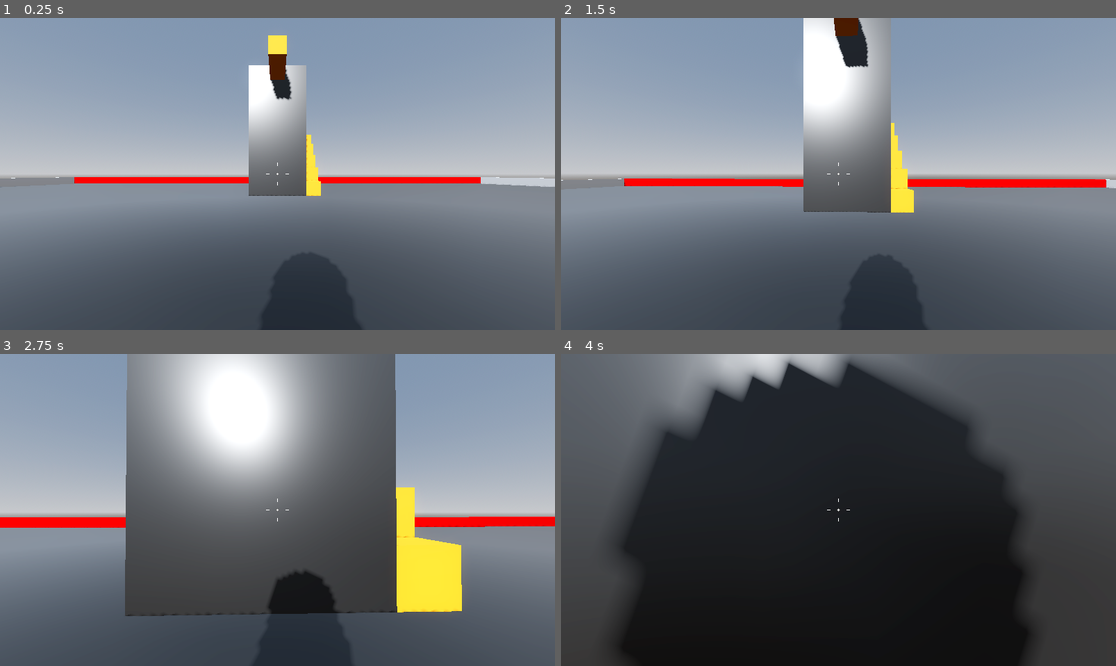
Above: before the commit, frames 1-4 (two rows, left to right).
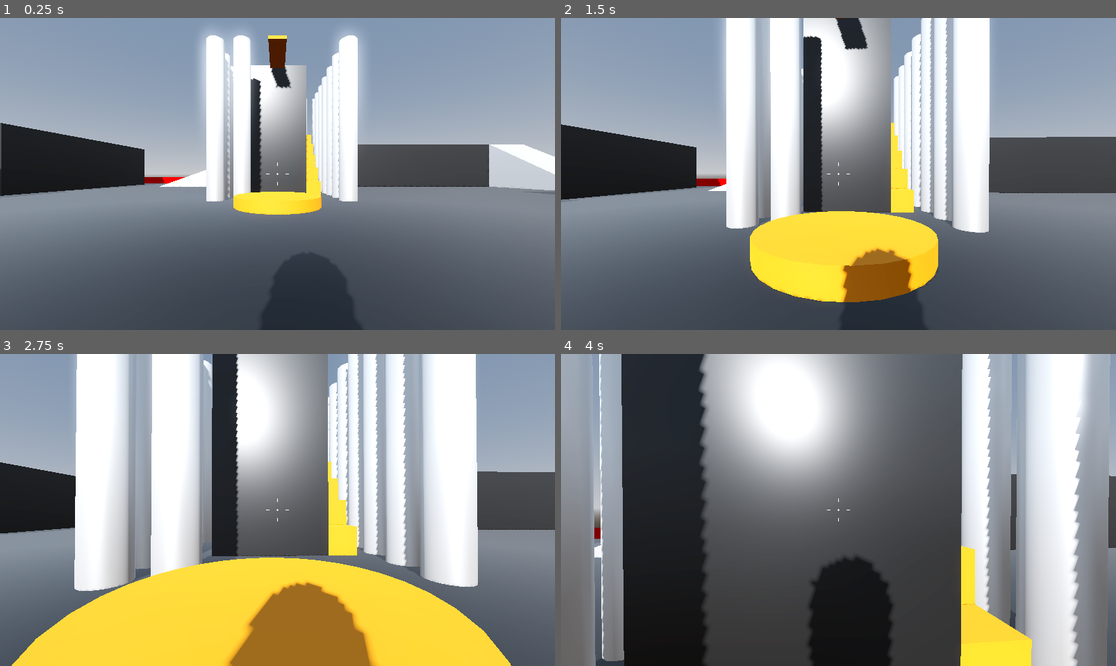
Above: after the commit, the same moments.

Repository: Assasquid/robot_rampage
Game: Godot game, scene res://Scenes/Levels/sand_box.tscn
Two runs of this game, one before a commit and one after it. Both use one fixed random seed, a clock stepped at 60 frames per second and the inputs below.
Inputs (mouse positions are in pixels of both pictures, inside the frame that each line leads up to):
- Up to frame 1 (0.25 s): no input
- Up to frame 2 (1.5 s): tap Enter at 0.5 s; move the mouse to (866, 174) at 0.52 s; hold W (move_forward) from 0.53 s (still down); tap Space (jump) at 0.77 s; move the mouse to (810, 174) at 1.27 s
- Up to frame 3 (2.75 s): keep holding W (move_forward); tap Space (jump) at 1.52 s; move the mouse to (288, 503) at 2.02 s
- Up to frame 4 (4 s): keep holding W (move_forward); move the mouse to (832, 516) at 2.77 s; tap Space (jump) at 3.02, 3.77 s; move the mouse to (877, 513) at 3.52 s

The runs differ from the first frame. In frame 1, 19% of the frame differs, in the area x 0-100%, y 4-64%; in frame 2, 37%; in frame 3, 66%; in frame 4, 83%, in the area x 0-100%, y 0-100%.

Commit message:
Create a test level.

Diff:
--- a/Scenes/Levels/sand_box.tscn
+++ b/Scenes/Levels/sand_box.tscn
@@ -29,34 +29,36 @@
 transform = Transform3D(0.904669, 0.40225, -0.140602, -0.307406, 0.84459, 0.438371, 0.295086, -0.353359, 0.887728, 0, 0, 0)
 shadow_enabled = true
 
-[node name="Floor" type="CSGBox3D" parent="."]
+[node name="LevelBoundaries" type="Node3D" parent="."]
+
+[node name="Floor" type="CSGBox3D" parent="LevelBoundaries"]
 transform = Transform3D(1, 0, 0, 0, 1, 0, 0, 0, 1, 0, -0.5, 0)
 use_collision = true
 size = Vector3(64, 1, 64)
 material = ExtResource("2_6erlh")
 
-[node name="Player" parent="." instance=ExtResource("1_uvhpn")]
+[node name="Player" parent="LevelBoundaries" instance=ExtResource("1_uvhpn")]
 transform = Transform3D(1, 0, 0, 0, 1, 0, 0, 0, 1, 0, 1, 0)
 
-[node name="NorthWall" type="CSGBox3D" parent="."]
+[node name="NorthWall" type="CSGBox3D" parent="LevelBoundaries"]
 transform = Transform3D(1, 0, 0, 0, 1, 0, 0, 0, 1, 0, 0.5, -31.75)
 use_collision = true
 size = Vector3(63, 1, 0.5)
 material = ExtResource("2_rsd1k")
 
-[node name="EastWall" type="CSGBox3D" parent="."]
+[node name="EastWall" type="CSGBox3D" parent="LevelBoundaries"]
 transform = Transform3D(1, 0, 0, 0, 1, 0, 0, 0, 1, 31.75, 0.5, 0)
 use_collision = true
 size = Vector3(0.5, 1, 64)
 material = ExtResource("4_bglnl")
 
-[node name="SouthWall" type="CSGBox3D" parent="."]
+[node name="SouthWall" type="CSGBox3D" parent="LevelBoundaries"]
 transform = Transform3D(1, 0, 0, 0, 1, 0, 0, 0, 1, 0, 0.5, 31.75)
 use_collision = true
 size = Vector3(63, 1, 0.5)
 material = ExtResource("3_e33iv")
 
-[node name="WestWall" type="CSGBox3D" parent="."]
+[node name="WestWall" type="CSGBox3D" parent="LevelBoundaries"]
 transform = Transform3D(1, 0, 0, 0, 1, 0, 0, 0, 1, -31.75, 0.5, 0)
 use_collision = true
 size = Vector3(0.5, 1, 64)
@@ -75,12 +77,6 @@
 use_collision = true
 material = ExtResource("5_47xnw")
 
-[node name="OneMeterBox2" type="CSGBox3D" parent="LevelObjects"]
-transform = Transform3D(1, 0, 0, 0, 1, 0, 0, 0, 1, 0, 8.5, -12.5)
-use_collision = true
-size = Vector3(1, 1, 3)
-material = ExtResource("5_47xnw")
-
 [node name="TwoMetersBox" type="CSGBox3D" parent="LevelObjects"]
 transform = Transform3D(1, 0, 0, 0, 1, 0, 0, 0, 1, 2.5, 1, -15.5)
 use_collision = true
@@ -111,6 +107,24 @@
 size = Vector3(1, 6, 1)
 material = ExtResource("5_47xnw")
 
+[node name="SixMetersBox2" type="CSGBox3D" parent="LevelObjects"]
+transform = Transform3D(1, 0, 0, 0, 1, 0, 0, 0, 1, -29.5, 3, -11)
+use_collision = true
+size = Vector3(1, 6, 1)
+material = ExtResource("5_47xnw")
+
+[node name="SixMetersBox3" type="CSGBox3D" parent="LevelObjects"]
+transform = Transform3D(1, 0, 0, 0, 1, 0, 0, 0, 1, -29.5, 3, 11)
+use_collision = true
+size = Vector3(1, 6, 1)
+material = ExtResource("5_47xnw")
+
+[node name="SixMetersBox4" type="CSGBox3D" parent="LevelObjects"]
+transform = Transform3D(1, 0, 0, 0, 1, 0, 0, 0, 1, 29.5, 3, 11)
+use_collision = true
+size = Vector3(1, 6, 1)
+material = ExtResource("5_47xnw")
+
 [node name="SevenMetersBox" type="CSGBox3D" parent="LevelObjects"]
 transform = Transform3D(1, 0, 0, 0, 1, 0, 0, 0, 1, 0.5, 3.5, -18.5)
 use_collision = true
@@ -128,3 +142,487 @@
 use_collision = true
 size = Vector3(1, 9, 1)
 material = ExtResource("5_47xnw")
+
+[node name="Plank" type="CSGBox3D" parent="LevelObjects"]
+transform = Transform3D(1, 0, 0, 0, 1, 0, 0, 0, 1, 0, 8.9, -12.5)
+use_collision = true
+size = Vector3(1, 0.2, 3)
+material = ExtResource("5_47xnw")
+
+[node name="Building" type="CSGBox3D" parent="LevelObjects"]
+transform = Transform3D(1, 0, 0, 0, 1, 0, 0, 0, 1, -24.0014, 2.50507, -21.4979)
+use_collision = true
+size = Vector3(10, 5, 15)
+material = ExtResource("2_6erlh")
+
+[node name="Building2" type="CSGBox3D" parent="LevelObjects"]
+transform = Transform3D(1, 0, 0, 0, 1, 0, 0, 0, 1, -24, 2.5, 21.5)
+use_collision = true
+size = Vector3(10, 5, 15)
+material = ExtResource("2_6erlh")
+
+[node name="Building5" type="CSGBox3D" parent="LevelObjects"]
+transform = Transform3D(1, 0, 0, 0, 1, 0, 0, 0, 1, 24, 2.5, 21.5)
+use_collision = true
+size = Vector3(10, 5, 15)
+material = ExtResource("2_6erlh")
+
+[node name="Building3" type="CSGBox3D" parent="LevelObjects"]
+transform = Transform3D(1, 0, 0, 0, 1, 0, 0, 0, 1, -24, 2.5, 0)
+use_collision = true
+size = Vector3(10, 5, 15)
+material = ExtResource("2_6erlh")
+
+[node name="Building6" type="CSGBox3D" parent="LevelObjects"]
+transform = Transform3D(1, 0, 0, 0, 1, 0, 0, 0, 1, 24, 2.5, 0)
+use_collision = true
+size = Vector3(10, 5, 15)
+material = ExtResource("2_6erlh")
+
+[node name="Building4" type="CSGBox3D" parent="LevelObjects"]
+transform = Transform3D(-4.37114e-08, 0, -1, 0, 1, 0, 1, 0, -4.37114e-08, 14.5, 2.5, -26.5)
+use_collision = true
+size = Vector3(5, 5, 29)
+material = ExtResource("2_6erlh")
+
+[node name="Column1" type="CSGCylinder3D" parent="LevelObjects"]
+transform = Transform3D(1, 0, 0, 0, 1, 0, 0, 0, 1, 4, 4.5, -11.5)
+use_collision = true
+height = 9.0
+sides = 20
+material = ExtResource("4_bglnl")
+
+[node name="Column2" type="CSGCylinder3D" parent="LevelObjects"]
+transform = Transform3D(1, 0, 0, 0, 1, 0, 0, 0, 1, 4, 4.5, -13)
+use_collision = true
+height = 9.0
+sides = 20
+material = ExtResource("4_bglnl")
+
+[node name="Column3" type="CSGCylinder3D" parent="LevelObjects"]
+transform = Transform3D(1, 0, 0, 0, 1, 0, 0, 0, 1, 4, 4.5, -14.5)
+use_collision = true
+height = 9.0
+sides = 20
+material = ExtResource("4_bglnl")
+
+[node name="Column4" type="CSGCylinder3D" parent="LevelObjects"]
+transform = Transform3D(1, 0, 0, 0, 1, 0, 0, 0, 1, 4, 4.5, -16)
+use_collision = true
+height = 9.0
+sides = 20
+material = ExtResource("4_bglnl")
+
+[node name="Column5" type="CSGCylinder3D" parent="LevelObjects"]
+transform = Transform3D(1, 0, 0, 0, 1, 0, 0, 0, 1, 4, 4.5, -17.5)
+use_collision = true
+height = 9.0
+sides = 20
+material = ExtResource("4_bglnl")
+
+[node name="Column6" type="CSGCylinder3D" parent="LevelObjects"]
+transform = Transform3D(1, 0, 0, 0, 1, 0, 0, 0, 1, 4, 4.5, -19)
+use_collision = true
+height = 9.0
+sides = 20
+material = ExtResource("4_bglnl")
+
+[node name="Column7" type="CSGCylinder3D" parent="LevelObjects"]
+transform = Transform3D(1, 0, 0, 0, 1, 0, 0, 0, 1, 4, 4.5, -20.5)
+use_collision = true
+height = 9.0
+sides = 20
+material = ExtResource("4_bglnl")
+
+[node name="Column8" type="CSGCylinder3D" parent="LevelObjects"]
+transform = Transform3D(1, 0, 0, 0, 1, 0, 0, 0, 1, 2.5, 4.5, -20.5)
+use_collision = true
+height = 9.0
+sides = 20
+material = ExtResource("4_bglnl")
+
+[node name="Column9" type="CSGCylinder3D" parent="LevelObjects"]
+transform = Transform3D(1, 0, 0, 0, 1, 0, 0, 0, 1, 1, 4.5, -20.5)
+use_collision = true
+height = 9.0
+sides = 20
+material = ExtResource("4_bglnl")
+
+[node name="Column10" type="CSGCylinder3D" parent="LevelObjects"]
+transform = Transform3D(1, 0, 0, 0, 1, 0, 0, 0, 1, -0.5, 4.5, -20.5)
+use_collision = true
+height = 9.0
+sides = 20
+material = ExtResource("4_bglnl")
+
+[node name="Column11" type="CSGCylinder3D" parent="LevelObjects"]
+transform = Transform3D(1, 0, 0, 0, 1, 0, 0, 0, 1, -2, 4.5, -20.5)
+use_collision = true
+height = 9.0
+sides = 20
+material = ExtResource("4_bglnl")
+
+[node name="Column12" type="CSGCylinder3D" parent="LevelObjects"]
+transform = Transform3D(1, 0, 0, 0, 1, 0, 0, 0, 1, -3.5, 4.5, -20.5)
+use_collision = true
+height = 9.0
+sides = 20
+material = ExtResource("4_bglnl")
+
+[node name="Column13" type="CSGCylinder3D" parent="LevelObjects"]
+transform = Transform3D(1, 0, 0, 0, 1, 0, 0, 0, 1, -3.5, 4.5, -19)
+use_collision = true
+height = 9.0
+sides = 20
+material = ExtResource("4_bglnl")
+
+[node name="Column14" type="CSGCylinder3D" parent="LevelObjects"]
+transform = Transform3D(1, 0, 0, 0, 1, 0, 0, 0, 1, -3.5, 4.5, -17.5)
+use_collision = true
+height = 9.0
+sides = 20
+material = ExtResource("4_bglnl")
+
+[node name="Column15" type="CSGCylinder3D" parent="LevelObjects"]
+transform = Transform3D(1, 0, 0, 0, 1, 0, 0, 0, 1, -3.5, 4.5, -16)
+use_collision = true
+height = 9.0
+sides = 20
+material = ExtResource("4_bglnl")
+
+[node name="Column16" type="CSGCylinder3D" parent="LevelObjects"]
+transform = Transform3D(1, 0, 0, 0, 1, 0, 0, 0, 1, -3.5, 4.5, -14.5)
+use_collision = true
+height = 9.0
+sides = 20
+material = ExtResource("4_bglnl")
+
+[node name="Column17" type="CSGCylinder3D" parent="LevelObjects"]
+transform = Transform3D(1, 0, 0, 0, 1, 0, 0, 0, 1, -3.5, 4.5, -13)
+use_collision = true
+height = 9.0
+sides = 20
+material = ExtResource("4_bglnl")
+
+[node name="Column18" type="CSGCylinder3D" parent="LevelObjects"]
+transform = Transform3D(1, 0, 0, 0, 1, 0, 0, 0, 1, -3.5, 4.5, -11.5)
+use_collision = true
+height = 9.0
+sides = 20
+material = ExtResource("4_bglnl")
+
+[node name="Column19" type="CSGCylinder3D" parent="LevelObjects"]
+transform = Transform3D(1, 0, 0, 0, 1, 0, 0, 0, 1, -2, 4.5, -11.5)
+use_collision = true
+height = 9.0
+sides = 20
+material = ExtResource("4_bglnl")
+
+[node name="Column22" type="CSGCylinder3D" parent="LevelObjects"]
+transform = Transform3D(1, 0, 0, 0, 1, 0, 0, 0, 1, 0, 2.4, 29.5)
+use_collision = true
+height = 4.8
+sides = 20
+material = ExtResource("4_bglnl")
+
+[node name="Column23" type="CSGCylinder3D" parent="LevelObjects"]
+transform = Transform3D(1, 0, 0, 0, 1, 0, 0, 0, 1, -20, 2.4, 29.5)
+use_collision = true
+height = 4.8
+sides = 20
+material = ExtResource("4_bglnl")
+
+[node name="Column24" type="CSGCylinder3D" parent="LevelObjects"]
+transform = Transform3D(1, 0, 0, 0, 1, 0, 0, 0, 1, -24, 2.4, 29.5)
+use_collision = true
+height = 4.8
+sides = 20
+material = ExtResource("4_bglnl")
+
+[node name="Column25" type="CSGCylinder3D" parent="LevelObjects"]
+transform = Transform3D(1, 0, 0, 0, 1, 0, 0, 0, 1, -28, 2.4, 29.5)
+use_collision = true
+height = 4.8
+sides = 20
+material = ExtResource("4_bglnl")
+
+[node name="Column29" type="CSGCylinder3D" parent="LevelObjects"]
+transform = Transform3D(1, 0, 0, 0, 1, 0, 0, 0, 1, -16, 2.4, 29.5)
+use_collision = true
+height = 4.8
+sides = 20
+material = ExtResource("4_bglnl")
+
+[node name="Column30" type="CSGCylinder3D" parent="LevelObjects"]
+transform = Transform3D(1, 0, 0, 0, 1, 0, 0, 0, 1, -4, 2.4, 29.5)
+use_collision = true
+height = 4.8
+sides = 20
+material = ExtResource("4_bglnl")
+
+[node name="Column37" type="CSGCylinder3D" parent="LevelObjects"]
+transform = Transform3D(1, 0, 0, 0, 1, 0, 0, 0, 1, -12, 2.4, 29.5)
+use_collision = true
+height = 4.8
+sides = 20
+material = ExtResource("4_bglnl")
+
+[node name="Column38" type="CSGCylinder3D" parent="LevelObjects"]
+transform = Transform3D(1, 0, 0, 0, 1, 0, 0, 0, 1, -8, 2.4, 29.5)
+use_collision = true
+height = 4.8
+sides = 20
+material = ExtResource("4_bglnl")
+
+[node name="Column46" type="CSGCylinder3D" parent="LevelObjects"]
+transform = Transform3D(1, 0, 0, 0, 1, 0, 0, 0, 1, 16, 2.4, 29.5)
+use_collision = true
+height = 4.8
+sides = 20
+material = ExtResource("4_bglnl")
+
+[node name="Column49" type="CSGCylinder3D" parent="LevelObjects"]
+transform = Transform3D(1, 0, 0, 0, 1, 0, 0, 0, 1, 4, 2.4, 29.5)
+use_collision = true
+height = 4.8
+sides = 20
+material = ExtResource("4_bglnl")
+
+[node name="Column54" type="CSGCylinder3D" parent="LevelObjects"]
+transform = Transform3D(1, 0, 0, 0, 1, 0, 0, 0, 1, 12, 2.4, 29.5)
+use_collision = true
+height = 4.8
+sides = 20
+material = ExtResource("4_bglnl")
+
+[node name="Column57" type="CSGCylinder3D" parent="LevelObjects"]
+transform = Transform3D(1, 0, 0, 0, 1, 0, 0, 0, 1, 8, 2.4, 29.5)
+use_collision = true
+height = 4.8
+sides = 20
+material = ExtResource("4_bglnl")
+
+[node name="Column21" type="CSGCylinder3D" parent="LevelObjects"]
+transform = Transform3D(1, 0, 0, 0, 1, 0, 0, 0, 1, 20, 2.4, 29.5)
+use_collision = true
+height = 4.8
+sides = 20
+material = ExtResource("4_bglnl")
+
+[node name="Column26" type="CSGCylinder3D" parent="LevelObjects"]
+transform = Transform3D(1, 0, 0, 0, 1, 0, 0, 0, 1, 24, 2.4, 29.5)
+use_collision = true
+height = 4.8
+sides = 20
+material = ExtResource("4_bglnl")
+
+[node name="Column27" type="CSGCylinder3D" parent="LevelObjects"]
+transform = Transform3D(1, 0, 0, 0, 1, 0, 0, 0, 1, 28, 2.4, 29.5)
+use_collision = true
+height = 4.8
+sides = 20
+material = ExtResource("4_bglnl")
+
+[node name="Platform" type="CSGCylinder3D" parent="LevelObjects"]
+transform = Transform3D(1, 0, 0, 0, 1, 0, 0, 0, 1, 0, 0.25, -9.5)
+use_collision = true
+radius = 2.0
+height = 0.5
+sides = 30
+material = ExtResource("5_47xnw")
+
+[node name="Platform2" type="CSGCylinder3D" parent="LevelObjects"]
+transform = Transform3D(1, 0, 0, 0, 1, 0, 0, 0, 1, 6.5, 2, 22)
+use_collision = true
+radius = 4.0
+height = 4.0
+sides = 30
+material = ExtResource("5_47xnw")
+
+[node name="Platform3" type="CSGCylinder3D" parent="LevelObjects"]
+transform = Transform3D(1, 0, 0, 0, 1, 0, 0, 0, 1, 5.5, 1.5, 16)
+use_collision = true
+radius = 3.0
+height = 3.0
+sides = 30
+material = ExtResource("5_47xnw")
+
+[node name="Platform4" type="CSGCylinder3D" parent="LevelObjects"]
+transform = Transform3D(1, 0, 0, 0, 1, 0, 0, 0, 1, -1, 1, 19)
+use_collision = true
+radius = 6.0
+sides = 30
+material = ExtResource("5_47xnw")
+
+[node name="Platform5" type="CSGCylinder3D" parent="LevelObjects"]
+transform = Transform3D(1, 0, 0, 0, 1, 0, 0, 0, 1, 2.5, 0.5, 13)
+use_collision = true
+radius = 2.0
+height = 1.0
+sides = 30
+material = ExtResource("5_47xnw")
+
+[node name="Platform6" type="CSGCylinder3D" parent="LevelObjects"]
+transform = Transform3D(1, 0, 0, 0, 1, 0, 0, 0, 1, 0, 0.25, 12.5)
+use_collision = true
+radius = 1.0
+height = 0.5
+sides = 30
+material = ExtResource("5_47xnw")
+
+[node name="BoxPile1" type="Node3D" parent="LevelObjects"]
+
+[node name="OneMeterBox2" type="CSGBox3D" parent="LevelObjects/BoxPile1"]
+transform = Transform3D(1, 0, 0, 0, 1, 0, 0, 0, 1, -24.5, 0.5, -8)
+use_collision = true
+material = ExtResource("5_47xnw")
+
+[node name="OneMeterBox3" type="CSGBox3D" parent="LevelObjects/BoxPile1"]
+transform = Transform3D(1, 0, 0, 0, 1, 0, 0, 0, 1, -24.5, 0.5, -9)
+use_collision = true
+material = ExtResource("5_47xnw")
+
+[node name="OneMeterBox4" type="CSGBox3D" parent="LevelObjects/BoxPile1"]
+transform = Transform3D(1, 0, 0, 0, 1, 0, 0, 0, 1, -22.5, 0.5, -10)
+use_collision = true
+material = ExtResource("5_47xnw")
+
+[node name="OneMeterBox6" type="CSGBox3D" parent="LevelObjects/BoxPile1"]
+transform = Transform3D(1, 0, 0, 0, 1, 0, 0, 0, 1, -20.5, 0.5, -8)
+use_collision = true
+material = ExtResource("5_47xnw")
+
+[node name="OneMeterBox5" type="CSGBox3D" parent="LevelObjects/BoxPile1"]
+transform = Transform3D(1, 0, 0, 0, 1, 0, 0, 0, 1, -23.5, 0.5, -10)
+use_collision = true
+material = ExtResource("5_47xnw")
+
+[node name="TwoMetersBox2" type="CSGBox3D" parent="LevelObjects/BoxPile1"]
+transform = Transform3D(1, 0, 0, 0, 1, 0, 0, 0, 1, -23.5, 1, -8)
+use_collision = true
+size = Vector3(1, 2, 1)
+material = ExtResource("5_47xnw")
+
+[node name="TwoMetersBox4" type="CSGBox3D" parent="LevelObjects/BoxPile1"]
+transform = Transform3D(1, 0, 0, 0, 1, 0, 0, 0, 1, -23.5, 1, -9)
+use_collision = true
+size = Vector3(1, 2, 1)
+material = ExtResource("5_47xnw")
+
+[node name="TwoMetersBox3" type="CSGBox3D" parent="LevelObjects/BoxPile1"]
+transform = Transform3D(1, 0, 0, 0, 1, 0, 0, 0, 1, -22.5, 1, -9)
+use_collision = true
+size = Vector3(1, 2, 1)
+material = ExtResource("5_47xnw")
+
+[node name="TwoMetersBox6" type="CSGBox3D" parent="LevelObjects/BoxPile1"]
+transform = Transform3D(1, 0, 0, 0, 1, 0, 0, 0, 1, -21.5, 1, -10)
+use_collision = true
+size = Vector3(1, 2, 1)
+material = ExtResource("5_47xnw")
+
+[node name="ThreeMetersBox2" type="CSGBox3D" parent="LevelObjects/BoxPile1"]
+transform = Transform3D(1, 0, 0, 0, 1, 0, 0, 0, 1, -22.5, 1.5, -8)
+use_collision = true
+size = Vector3(1, 3, 1)
+material = ExtResource("5_47xnw")
+
+[node name="ThreeMetersBox3" type="CSGBox3D" parent="LevelObjects/BoxPile1"]
+transform = Transform3D(1, 0, 0, 0, 1, 0, 0, 0, 1, -21.5, 1.5, -9)
+use_collision = true
+size = Vector3(1, 3, 1)
+material = ExtResource("5_47xnw")
+
+[node name="FourMetersBox2" type="CSGBox3D" parent="LevelObjects/BoxPile1"]
+transform = Transform3D(1, 0, 0, 0, 1, 0, 0, 0, 1, -21.5, 2, -8)
+use_collision = true
+size = Vector3(1, 4, 1)
+material = ExtResource("5_47xnw")
+
+[node name="BoxPile2" type="Node3D" parent="LevelObjects"]
+
+[node name="OneMeterBox2" type="CSGBox3D" parent="LevelObjects/BoxPile2"]
+transform = Transform3D(-4.37114e-08, 0, 1, 0, 1, 0, -1, 0, -4.37114e-08, 18.5, 0.5, 26.5)
+use_collision = true
+material = ExtResource("5_47xnw")
+
+[node name="OneMeterBox3" type="CSGBox3D" parent="LevelObjects/BoxPile2"]
+transform = Transform3D(-4.37114e-08, 0, 1, 0, 1, 0, -1, 0, -4.37114e-08, 17.5, 0.5, 26.5)
+use_collision = true
+material = ExtResource("5_47xnw")
+
+[node name="OneMeterBox4" type="CSGBox3D" parent="LevelObjects/BoxPile2"]
+transform = Transform3D(-4.37114e-08, 0, 1, 0, 1, 0, -1, 0, -4.37114e-08, 16.5, 0.5, 24.5)
+use_collision = true
+material = ExtResource("5_47xnw")
+
+[node name="OneMeterBox6" type="CSGBox3D" parent="LevelObjects/BoxPile2"]
+transform = Transform3D(-4.37114e-08, 0, 1, 0, 1, 0, -1, 0, -4.37114e-08, 18.5, 0.5, 22.5)
+use_collision = true
+material = ExtResource("5_47xnw")
+
+[node name="OneMeterBox5" type="CSGBox3D" parent="LevelObjects/BoxPile2"]
+transform = Transform3D(-4.37114e-08, 0, 1, 0, 1, 0, -1, 0, -4.37114e-08, 16.5, 0.5, 25.5)
+use_collision = true
+material = ExtResource("5_47xnw")
+
+[node name="TwoMetersBox2" type="CSGBox3D" parent="LevelObjects/BoxPile2"]
+transform = Transform3D(-4.37114e-08, 0, 1, 0, 1, 0, -1, 0, -4.37114e-08, 18.5, 1, 25.5)
+use_collision = true
+size = Vector3(1, 2, 1)
+material = ExtResource("5_47xnw")
+
+[node name="TwoMetersBox4" type="CSGBox3D" parent="LevelObjects/BoxPile2"]
+transform = Transform3D(-4.37114e-08, 0, 1, 0, 1, 0, -1, 0, -4.37114e-08, 17.5, 1, 25.5)
+use_collision = true
+size = Vector3(1, 2, 1)
+material = ExtResource("5_47xnw")
+
+[node name="TwoMetersBox3" type="CSGBox3D" parent="LevelObjects/BoxPile2"]
+transform = Transform3D(-4.37114e-08, 0, 1, 0, 1, 0, -1, 0, -4.37114e-08, 17.5, 1, 24.5)
+use_collision = true
+size = Vector3(1, 2, 1)
+material = ExtResource("5_47xnw")
+
+[node name="TwoMetersBox6" type="CSGBox3D" parent="LevelObjects/BoxPile2"]
+transform = Transform3D(-4.37114e-08, 0, 1, 0, 1, 0, -1, 0, -4.37114e-08, 16.5, 1, 23.5)
+use_collision = true
+size = Vector3(1, 2, 1)
+material = ExtResource("5_47xnw")
+
+[node name="ThreeMetersBox2" type="CSGBox3D" parent="LevelObjects/BoxPile2"]
+transform = Transform3D(-4.37114e-08, 0, 1, 0, 1, 0, -1, 0, -4.37114e-08, 18.5, 1.5, 24.5)
+use_collision = true
+size = Vector3(1, 3, 1)
+material = ExtResource("5_47xnw")
+
+[node name="ThreeMetersBox3" type="CSGBox3D" parent="LevelObjects/BoxPile2"]
+transform = Transform3D(-4.37114e-08, 0, 1, 0, 1, 0, -1, 0, -4.37114e-08, 17.5, 1.5, 23.5)
+use_collision = true
+size = Vector3(1, 3, 1)
+material = ExtResource("5_47xnw")
+
+[node name="FourMetersBox2" type="CSGBox3D" parent="LevelObjects/BoxPile2"]
+transform = Transform3D(-4.37114e-08, 0, 1, 0, 1, 0, -1, 0, -4.37114e-08, 18.5, 2, 23.5)
+use_collision = true
+size = Vector3(1, 4, 1)
+material = ExtResource("5_47xnw")
+
+[node name="Slope" type="CSGPolygon3D" parent="LevelObjects"]
+transform = Transform3D(-4.37114e-08, 0, 4, 0, 1, 0, -1, 0, -1.74846e-07, 29, 0, -16.993)
+use_collision = true
+polygon = PackedVector2Array(0, 0, -1, 0, 7, 5, 7, 0)
+material = ExtResource("4_bglnl")
+
+[node name="Slope2" type="CSGPolygon3D" parent="LevelObjects"]
+transform = Transform3D(1, 0, 0, 0, 1, 0, 0, 0, 1, -14, 0, -24)
+use_collision = true
+polygon = PackedVector2Array(0, 0, 14, 5, 14, 0)
+depth = 5.0
+material = ExtResource("4_bglnl")
+
+[node name="CSGBox3D" type="CSGBox3D" parent="LevelObjects"]
+transform = Transform3D(1, 0, 0, 0, 1, 0, 0, 0, 1, 0, 4.9, 29.5)
+use_collision = true
+size = Vector3(57, 0.2, 1)
+material = ExtResource("5_47xnw")
